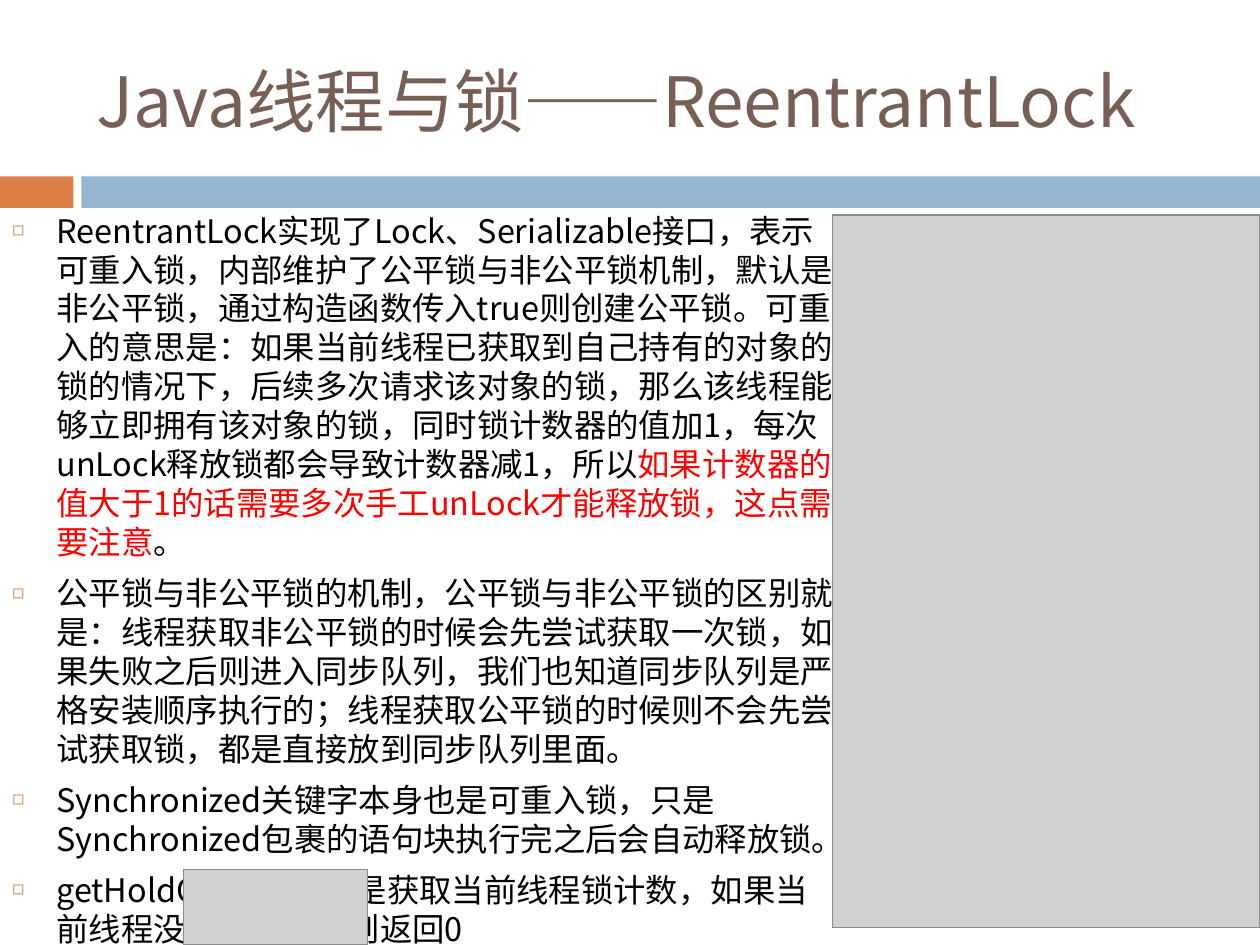
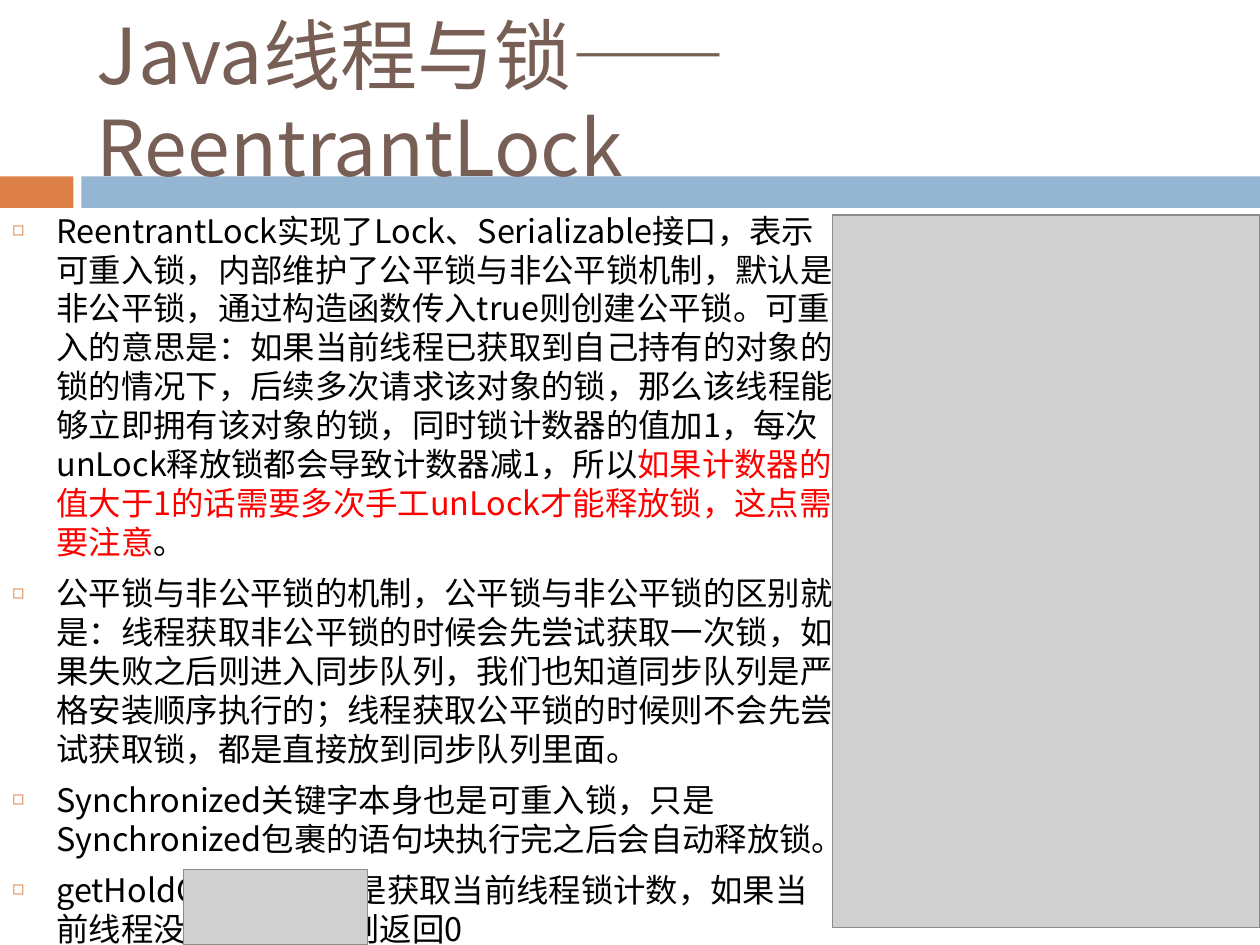
Before and after one commit to Costriod/study, a slide deck: slide 90 of Java基础.pptx. Drawn at 1260x945 pixels with LibreOffice and Linux fonts; fonts in the diff are those of the drawing; grey boxes stand for pictures. Boxes give left, top, right and bottom in pixels: in the first picture for what was removed or moved away, otherwise in the second. Text is boxed around its words. In the diff, an @@ line names an element or a change of style, - is before the commit and + after.

```diff
--- a/Java基础.pptx
+++ b/Java基础.pptx
@@ title "Java线程与锁——ReentrantLock" at [97,19,725,195]: size 39.6 to 44 pt @@
```
Also in this commit, not shown: 4 other slides changed, 1 other file.
